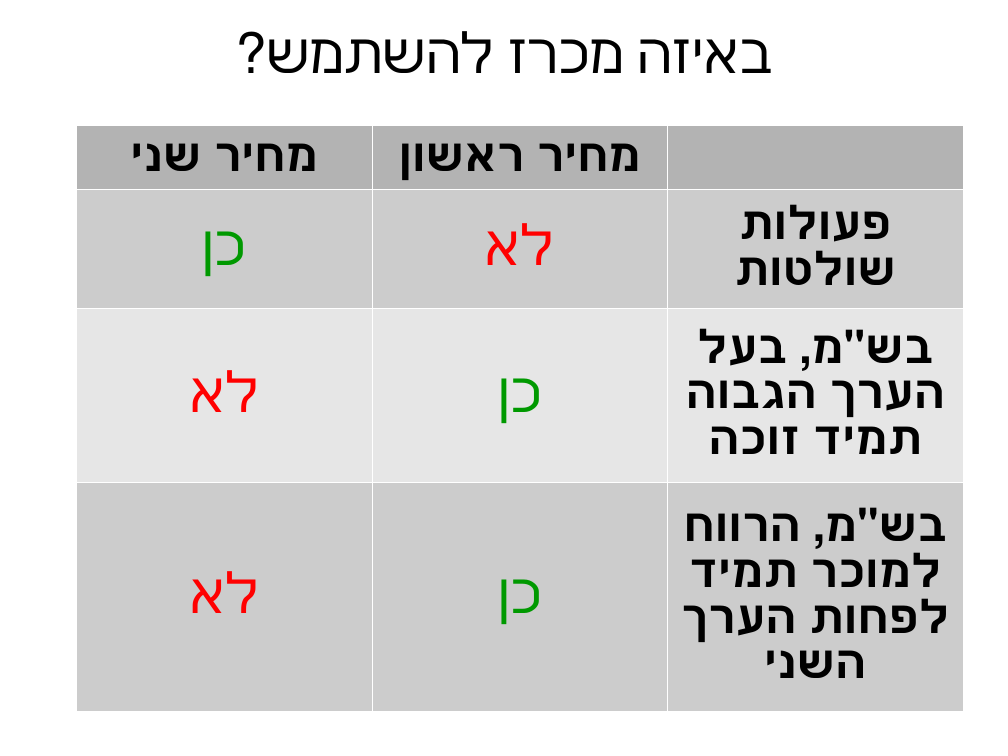
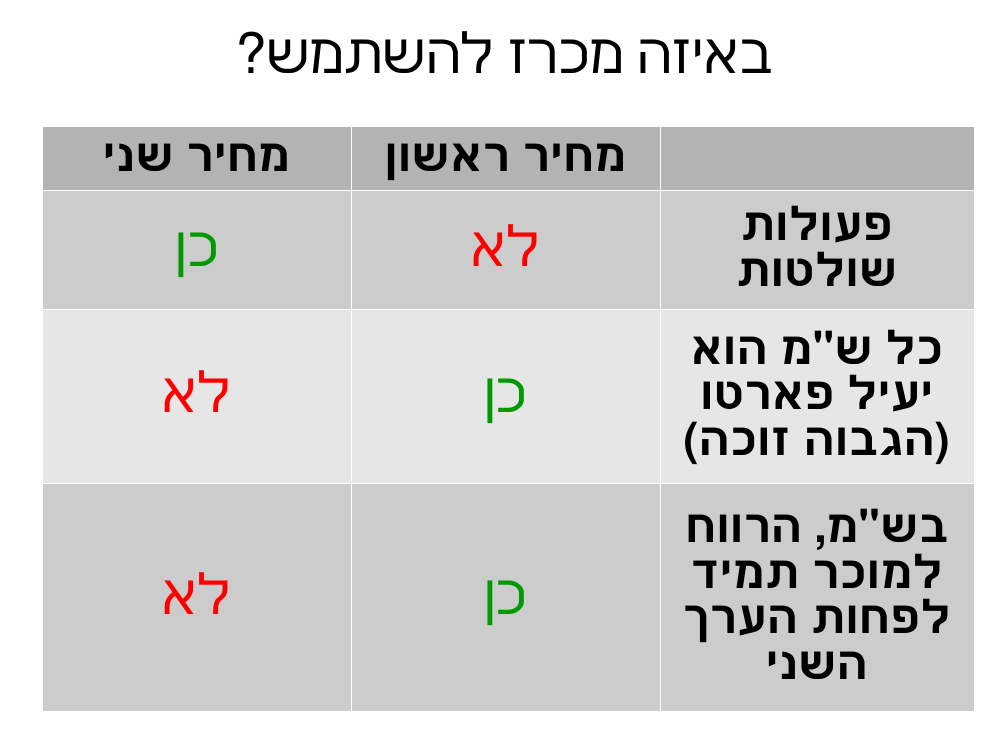
Before and after one commit to erelsgl-at-ariel/algorithms2m-5778, a slide deck: slide 14 of week06-games-equilibrium/slides-games-revelation-equilibrium.odp. Drawn at 1008x756 pixels with LibreOffice and Linux fonts; fonts in the diff are those of the drawing. Boxes give left, top, right and bottom in pixels: in the first picture for what was removed or moved away, otherwise in the second. Text is boxed around its words. In the diff, an @@ line names an element or a change of style, - is before the commit and + after.

```diff
--- a/week06-games-equilibrium/slides-games-revelation-equilibrium.odp
+++ b/week06-games-equilibrium/slides-games-revelation-equilibrium.odp
@@ table at (42, 126, 974, 683) @@
@@ row 3, column 3: "בש"מ, בעל הערך הגבוה תמיד זוכה" to "כל ש"מ הוא יעיל פארטו (הגבוה זוכה)" @@
@@ table: place and size @@
-table at (76, 125, 963, 682)
+table at (42, 126, 974, 683)
```
Also in this commit, not shown: 4 other slides changed, 1 slide added, 21 other files.
